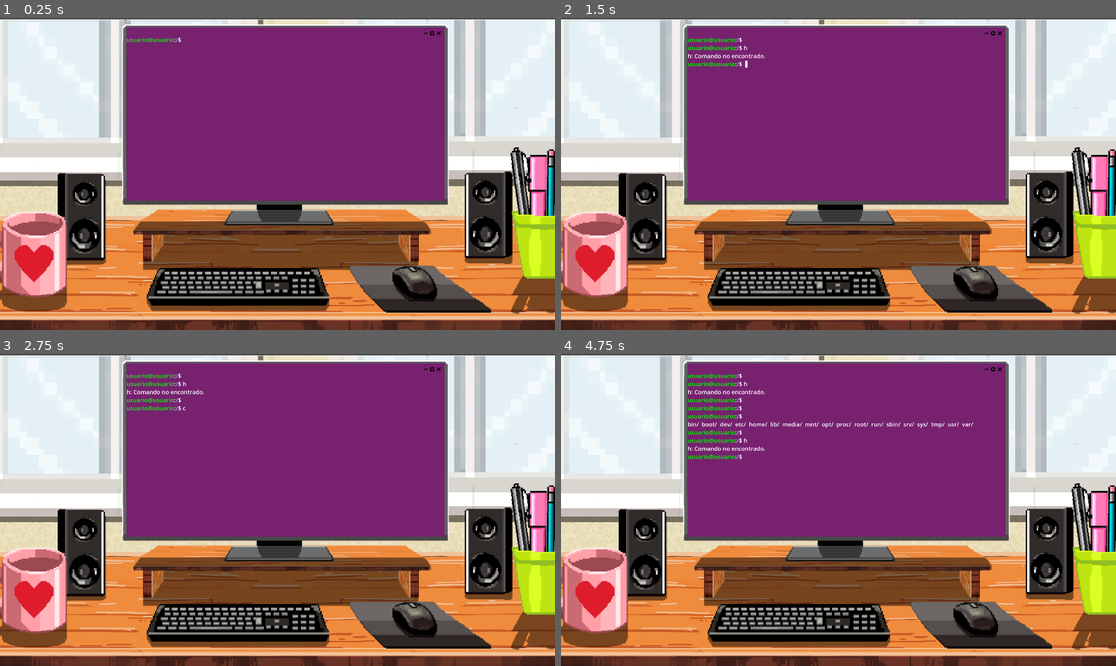
Above: before the commit, frames 1-4 (two rows, left to right).
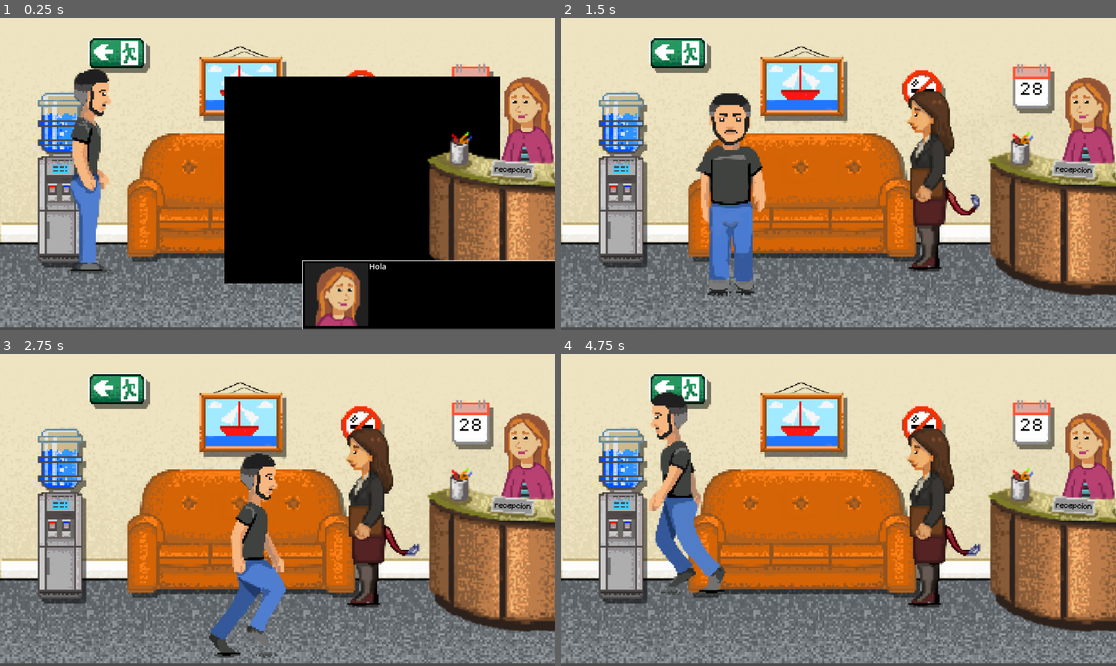
Above: after the commit, the same moments.

Repository: GuillermoAsir/JUEGO_TFG.2.1
Game: Godot game, scene res://Scenes/Screen/Screen_pasillo.tscn
Same seed, same stepped clock (60 frames per second), same inputs: the game is played once before the commit and once after it. Before the commit the project starts from res://game.tscn.
Inputs (mouse positions are in pixels of both pictures, inside the frame that each line leads up to):
- Up to frame 1 (0.25 s): no input
- Up to frame 2 (1.5 s): tap Enter (ui_accept) at 0.5, 0.77 s; move the mouse to (993, 30) at 0.52 s; hold Right (ui_right) 0.53-1.28 s; tap H at 0.6 s; click (993, 30) at 0.67 s; move the mouse to (988, 30) at 1.27 s; hold Down (ui_down) from 1.28 s (still down); tap Space at 1.35 s; click (988, 30) at 1.42 s
- Up to frame 3 (2.75 s): tap Enter (ui_accept) at 1.52 s; move the mouse to (333, 441) at 2.02 s; release Down (ui_down) at 2.03 s; hold Right (ui_right) from 2.03 s (still down); tap C at 2.1 s
- Up to frame 4 (4.75 s): move the mouse to (810, 572) at 2.77 s; release Right (ui_right) at 2.78 s; hold Up (ui_up) 2.78-3.53 s; tap Backspace at 2.85 s; click (810, 572) at 2.92 s; tap Enter (ui_accept) at 3.02, 3.77, 4.52 s; move the mouse to (1005, 556) at 3.52 s; hold Left (ui_left) from 3.53 s (still down); tap Tab at 3.6 s; move the mouse to (672, 463) at 4.27 s; tap H at 4.35 s

The runs differ from the first frame. In frame 1, 97% of the frame differs, in the area x 0-100%, y 0-100%; in frame 2, 96%; in frame 3, 96%; in frame 4, 97%.

Commit message:
autoguardado

Diff:
--- /dev/null
+++ b/GLOBAL_SAVE.gd
@@ -0,0 +1,24 @@
+# GLOBAL_SAVE.gd - Script global en Autoload
+extends Node
+
+var save_path: String = "user://save_game.dat"
+
+var game_data: Dictionary = {
+	"position": Vector2(75, 202), # Posición inicial por defecto
+	"first_time_rrhh": true,
+	"first_time_pam": true,
+	"first_time_viejo": true,
+}
+
+func save_game() -> void:
+	var file := FileAccess.open(save_path, FileAccess.WRITE)
+	if file:
+		file.store_var(game_data)
+		file.close()
+
+func load_game() -> void:
+	if FileAccess.file_exists(save_path):
+		var file := FileAccess.open(save_path, FileAccess.READ)
+		if file:
+			game_data = file.get_var()
+			file.close()
--- a/Scenes/Personajes/chica.gd
+++ b/Scenes/Personajes/chica.gd
@@ -2,6 +2,13 @@
 
 const SPEED = 400.0
 var appeared: bool = true
+var time_since_last_save := 0.0
+const SAVE_INTERVAL = 1.0 # segundos
+
+var GLOBAL = null
+
+func _ready():
+	GLOBAL = get_tree().get_root().get_node("GlobalSave")
 
 func _physics_process(delta):
 	var dir_x = Input.get_axis("ui_left", "ui_right")
@@ -13,6 +20,14 @@
 
 	decide_animation(direction)
 
+	# Guardar posición periódicamente
+	time_since_last_save += delta
+	if time_since_last_save >= SAVE_INTERVAL and GLOBAL != null:
+		GLOBAL.game_data["position"] = global_position
+		GLOBAL.save_game()
+		time_since_last_save = 0.0
+
+# --- Nueva función: decide_animation ---
 func decide_animation(direction := Vector2.ZERO):
 	if not appeared:
 		return
@@ -28,6 +43,3 @@
 		else:
 			$animaciones.flip_h = direction.x < 0
 			$animaciones.play("run")
-
-func _on_animaciones_animation_finished():
-	appeared = true
--- a/Scenes/Personajes/chico.gd
+++ b/Scenes/Personajes/chico.gd
@@ -2,6 +2,13 @@
 
 const SPEED = 400.0
 var appeared: bool = true
+var time_since_last_save := 0.0
+const SAVE_INTERVAL = 1.0 # segundos
+
+var GLOBAL = null
+
+func _ready():
+	GLOBAL = get_tree().get_root().get_node("GlobalSave")
 
 func _physics_process(delta):
 	var dir_x = Input.get_axis("ui_left", "ui_right")
@@ -13,6 +20,14 @@
 
 	decide_animation(direction)
 
+	# Guardar posición periódicamente
+	time_since_last_save += delta
+	if time_since_last_save >= SAVE_INTERVAL and GLOBAL != null:
+		GLOBAL.game_data["position"] = global_position
+		GLOBAL.save_game()
+		time_since_last_save = 0.0
+
+# --- Nueva función: decide_animation ---
 func decide_animation(direction := Vector2.ZERO):
 	if not appeared:
 		return
@@ -28,6 +43,3 @@
 		else:
 			$animaciones.flip_h = direction.x < 0
 			$animaciones.play("run")
-
-func _on_animaciones_animation_finished():
-	appeared = true
--- a/Scenes/Screen/Screen_despacho.tscn
+++ b/Scenes/Screen/Screen_despacho.tscn
@@ -1,5 +1,6 @@
-[gd_scene load_steps=49 format=3 uid="uid://cji6pw5mjes1q"]
-
+[gd_scene load_steps=50 format=3 uid="uid://cji6pw5mjes1q"]
+
+[ext_resource type="Script" uid="uid://cqrvpgnojs8q7" path="res://Scenes/Screen/screen_despacho.gd" id="1_h7j14"]
 [ext_resource type="PackedScene" uid="uid://bjx04ojbedswp" path="res://Scenes/Escenarios/despacho.tscn" id="1_oncvu"]
 [ext_resource type="PackedScene" uid="uid://bxgeq48pyy3o" path="res://Scenes/NPC/viejo.tscn" id="2_71d0s"]
 [ext_resource type="PackedScene" uid="uid://s5olytk7wmkw" path="res://Scenes/Personajes/chico.tscn" id="3_2e4kn"]
@@ -482,8 +483,9 @@
 &"habla_viejo": SubResource("Animation_f4pn5")
 }
 
-[node name="Node2D" type="Node2D"]
+[node name="Screen_despacho" type="Node2D"]
 position = Vector2(1920, 1080)
+script = ExtResource("1_h7j14")
 
 [node name="Despacho" parent="." instance=ExtResource("1_oncvu")]
 position = Vector2(-9, 1)
--- a/Scenes/Screen/Screen_pasillo.tscn
+++ b/Scenes/Screen/Screen_pasillo.tscn
@@ -1,6 +1,7 @@
-[gd_scene load_steps=67 format=3 uid="uid://bthyvwkpqdxvi"]
+[gd_scene load_steps=69 format=3 uid="uid://bthyvwkpqdxvi"]
 
 [ext_resource type="PackedScene" uid="uid://3f3o5soc7dvb" path="res://Scenes/Escenarios/pasillo.tscn" id="1_0oxf3"]
+[ext_resource type="Script" uid="uid://ca8n141uqthld" path="res://Scenes/Screen/screen_pasillo.gd" id="1_l1ojw"]
 [ext_resource type="PackedScene" uid="uid://s5olytk7wmkw" path="res://Scenes/Personajes/chico.tscn" id="2_36h4e"]
 [ext_resource type="Script" uid="uid://el8wwm3pleyj" path="res://Scenes/Screen/cam_pasillo.gd" id="3_36h4e"]
 [ext_resource type="Script" uid="uid://bvday6mvhlria" path="res://Scenes/Screen/entrada_despacho.gd" id="4_32j2r"]
@@ -13,6 +14,7 @@
 [ext_resource type="Script" uid="uid://d33qkjoaqol8u" path="res://Scenes/Screen/inicio_pam.gd" id="11_odoh5"]
 [ext_resource type="PackedScene" uid="uid://ftjppkw31get" path="res://Scenes/Escenas_dialogos/dialogo_pam.tscn" id="12_4jmhk"]
 [ext_resource type="AudioStream" uid="uid://dqaktq7rfh8hy" path="res://Music/Music_escenarios/musica-pasillo-8bit.mp3" id="13_0puw4"]
+[ext_resource type="AudioStream" uid="uid://b15vsmyhxfhyq" path="res://Music/Personajes/efectos/explosión.mp3" id="14_m4aog"]
 
 [sub_resource type="AtlasTexture" id="AtlasTexture_pyuwn"]
 atlas = ExtResource("7_v681b")
@@ -386,55 +388,55 @@
 tracks/3/type = "value"
 tracks/3/imported = false
 tracks/3/enabled = true
-tracks/3/path = NodePath("RRHH_ANIMACION:position")
+tracks/3/path = NodePath("Dialogo_RRHH:position")
 tracks/3/interp = 1
 tracks/3/loop_wrap = true
 tracks/3/keys = {
 "times": PackedFloat32Array(0),
 "transitions": PackedFloat32Array(1),
 "update": 0,
-"values": [Vector2(3174, 1561)]
+"values": [Vector2(1921, 1072)]
 }
 tracks/4/type = "value"
 tracks/4/imported = false
 tracks/4/enabled = true
-tracks/4/path = NodePath("Dialogo_RRHH:position")
+tracks/4/path = NodePath("RRHH_ANIMACION:animation")
 tracks/4/interp = 1
 tracks/4/loop_wrap = true
 tracks/4/keys = {
 "times": PackedFloat32Array(0),
 "transitions": PackedFloat32Array(1),
-"update": 0,
-"values": [Vector2(1921, 1072)]
+"update": 1,
+"values": [&"farewell"]
 }
 tracks/5/type = "value"
 tracks/5/imported = false
 tracks/5/enabled = true
-tracks/5/path = NodePath("RRHH_ANIMACION:animation")
+tracks/5/path = NodePath("Camera2DRRHH:position")
 tracks/5/interp = 1
 tracks/5/loop_wrap = true
 tracks/5/keys = {
 "times": PackedFloat32Array(0),
 "transitions": PackedFloat32Array(1),
-"update": 1,
-"values": [&"farewell"]
+"update": 0,
+"values": [Vector2(2876, 1619)]
 }
 tracks/6/type = "value"
 tracks/6/imported = false
 tracks/6/enabled = true
-tracks/6/path = NodePath("Camera2DRRHH:position")
+tracks/6/path = NodePath("Camera2DRRHH:visible")
 tracks/6/interp = 1
 tracks/6/loop_wrap = true
 tracks/6/keys = {
 "times": PackedFloat32Array(0),
 "transitions": PackedFloat32Array(1),
-"update": 0,
-"values": [Vector2(2876, 1619)]
+"update": 1,
+"values": [true]
 }
 tracks/7/type = "value"
 tracks/7/imported = false
 tracks/7/enabled = true
-tracks/7/path = NodePath("Camera2DRRHH:visible")
+tracks/7/path = NodePath("Explosion:playing")
 tracks/7/interp = 1
 tracks/7/loop_wrap = true
 tracks/7/keys = {
@@ -442,6 +444,18 @@
 "transitions": PackedFloat32Array(1),
 "update": 1,
 "values": [true]
+}
+tracks/8/type = "value"
+tracks/8/imported = false
+tracks/8/enabled = true
+tracks/8/path = NodePath("RRHH_ANIMACION:position")
+tracks/8/interp = 1
+tracks/8/loop_wrap = true
+tracks/8/keys = {
+"times": PackedFloat32Array(0),
+"transitions": PackedFloat32Array(1),
+"update": 0,
+"values": [Vector2(3173, 1641)]
 }
 
 [sub_resource type="Animation" id="Animation_4jmhk"]
@@ -498,62 +512,74 @@
 tracks/4/type = "value"
 tracks/4/imported = false
 tracks/4/enabled = true
-tracks/4/path = NodePath("RRHH_ANIMACION:position")
+tracks/4/path = NodePath("Dialogo_RRHH:position")
 tracks/4/interp = 1
 tracks/4/loop_wrap = true
 tracks/4/keys = {
-"times": PackedFloat32Array(0, 28.8667),
+"times": PackedFloat32Array(1.3, 27.9),
 "transitions": PackedFloat32Array(1, 1),
 "update": 0,
-"values": [Vector2(3182, 1594), Vector2(3182, 1594)]
+"values": [Vector2(1921, 1072), Vector2(1921, 1072)]
 }
 tracks/5/type = "value"
 tracks/5/imported = false
 tracks/5/enabled = true
-tracks/5/path = NodePath("Dialogo_RRHH:position")
+tracks/5/path = NodePath("Camera2DRRHH:enabled")
 tracks/5/interp = 1
 tracks/5/loop_wrap = true
 tracks/5/keys = {
-"times": PackedFloat32Array(1.3, 27.9),
-"transitions": PackedFloat32Array(1, 1),
-"update": 0,
-"values": [Vector2(1921, 1072), Vector2(1921, 1072)]
+"times": PackedFloat32Array(),
+"transitions": PackedFloat32Array(),
+"update": 1,
+"values": []
 }
 tracks/6/type = "value"
 tracks/6/imported = false
 tracks/6/enabled = true
-tracks/6/path = NodePath("Camera2DRRHH:enabled")
+tracks/6/path = NodePath("Camera2DRRHH:position")
 tracks/6/interp = 1
 tracks/6/loop_wrap = true
 tracks/6/keys = {
-"times": PackedFloat32Array(),
-"transitions": PackedFloat32Array(),
-"update": 1,
-"values": []
+"times": PackedFloat32Array(0.0333333, 29),
+"transitions": PackedFloat32Array(1, 1),
+"update": 0,
+"values": [Vector2(2876, 1619), Vector2(2876, 1619)]
 }
 tracks/7/type = "value"
 tracks/7/imported = false
 tracks/7/enabled = true
-tracks/7/path = NodePath("Camera2DRRHH:position")
+tracks/7/path = NodePath("Camera2DRRHH:visible")
 tracks/7/interp = 1
 tracks/7/loop_wrap = true
 tracks/7/keys = {
-"times": PackedFloat32Array(0.0333333, 29),
+"times": PackedFloat32Array(0.166666, 28.2),
 "transitions": PackedFloat32Array(1, 1),
-"update": 0,
-"values": [Vector2(2876, 1619), Vector2(2876, 1619)]
+"update": 1,
+"values": [true, false]
 }
 tracks/8/type = "value"
 tracks/8/imported = false
 tracks/8/enabled = true
-tracks/8/path = NodePath("Camera2DRRHH:visible")
+tracks/8/path = NodePath("Explosion:playing")
 tracks/8/interp = 1
 tracks/8/loop_wrap = true
 tracks/8/keys = {
-"times": PackedFloat32Array(0.166666, 28.2),
+"times": PackedFloat32Array(-0.0333333, 0.433333),
 "transitions": PackedFloat32Array(1, 1),
 "update": 1,
-"values": [true, false]
+"values": [true, true]
+}
+tracks/9/type = "value"
+tracks/9/imported = false
+tracks/9/enabled = true
+tracks/9/path = NodePath("RRHH_ANIMACION:position")
+tracks/9/interp = 1
+tracks/9/loop_wrap = true
+tracks/9/keys = {
+"times": PackedFloat32Array(-0.0333333, 28),
+"transitions": PackedFloat32Array(1, 1),
+"update": 0,
+"values": [Vector2(3173, 1641), Vector2(3173, 1641)]
 }
 
 [sub_resource type="AnimationLibrary" id="AnimationLibrary_m4aog"]
@@ -561,9 +587,6 @@
 &"RESET": SubResource("Animation_0puw4"),
 &"aparición_rrhh": SubResource("Animation_4jmhk")
 }
-
-[sub_resource type="RectangleShape2D" id="RectangleShape2D_4jmhk"]
-size = Vector2(391, 881)
 
 [sub_resource type="Animation" id="Animation_l1ojw"]
 length = 0.001
@@ -674,13 +697,17 @@
 &"hablar_pam": SubResource("Animation_m4aog")
 }
 
-[node name="Node2D" type="Node2D"]
+[sub_resource type="RectangleShape2D" id="RectangleShape2D_4jmhk"]
+size = Vector2(391, 881)
+
+[node name="Screen_pasillo" type="Node2D"]
+script = ExtResource("1_l1ojw")
 
 [node name="TileMapLayer" parent="." instance=ExtResource("1_0oxf3")]
 position = Vector2(1911, 1074)
 
 [node name="RRHH_ANIMACION" type="AnimatedSprite2D" parent="."]
-position = Vector2(3174, 1561)
+position = Vector2(3173, 1641)
 scale = Vector2(0.596042, 0.596042)
 sprite_frames = SubResource("SpriteFrames_l1ojw")
 animation = &"farewell"
@@ -700,7 +727,7 @@
 [node name="chico" parent="." instance=ExtResource("2_36h4e")]
 light_mask = 16
 visibility_layer = 16
-position = Vector2(26, 138)
+position = Vector2(75, 202)
 
 [node name="cam_pasillo" type="Camera2D" parent="chico"]
 position = Vector2(307, 1356)
@@ -760,19 +787,20 @@
 }
 autoplay = "aparición_rrhh"
 
+[node name="AnimationPlayerPam" type="AnimationPlayer" parent="."]
+root_node = NodePath("../InicioPam")
+libraries = {
+&"": SubResource("AnimationLibrary_l1ojw")
+}
+autoplay = "hablar_pam"
+
 [node name="InicioPam" type="Area2D" parent="."]
 script = ExtResource("11_odoh5")
-anim_player_path = NodePath("AnimationPlayerPam")
+anim_player_path = NodePath("../AnimationPlayerPam")
 
 [node name="CollisionShape2D" type="CollisionShape2D" parent="InicioPam"]
 position = Vector2(3725, 1587)
 shape = SubResource("RectangleShape2D_4jmhk")
-
-[node name="AnimationPlayerPam" type="AnimationPlayer" parent="InicioPam"]
-libraries = {
-&"": SubResource("AnimationLibrary_l1ojw")
-}
-autoplay = "hablar_pam"
 
 [node name="Dialogo_PAM" parent="." instance=ExtResource("12_4jmhk")]
 visible = false
@@ -783,13 +811,17 @@
 [node name="Musica-pasillo-8Bit" type="AudioStreamPlayer" parent="."]
 stream = ExtResource("13_0puw4")
 volume_db = -18.387
-autoplay = true
 parameters/looping = true
+
+[node name="Explosion" type="AudioStreamPlayer2D" parent="."]
+stream = ExtResource("14_m4aog")
+volume_db = -24.762
+pitch_scale = 0.39
 
 [connection signal="body_entered" from="Entrada_Despacho" to="Entrada_Despacho" method="_on_body_entered"]
 [connection signal="body_exited" from="Entrada_Despacho" to="Entrada_Despacho" method="_on_body_exited"]
 [connection signal="input_event" from="Entrada_Despacho" to="Entrada_Despacho" method="_on_entrada_despacho_input_event"]
 [connection signal="body_entered" from="IniciaRhh" to="IniciaRhh" method="_on_body_entered"]
 [connection signal="animation_finished" from="AnimationPlayerRRHH" to="IniciaRhh" method="_on_animation_player_rrhh_animation_finished"]
+[connection signal="animation_finished" from="AnimationPlayerPam" to="InicioPam" method="_on_animation_player_animation_finished"]
 [connection signal="body_entered" from="InicioPam" to="InicioPam" method="_on_body_entered"]
-[connection signal="animation_finished" from="InicioPam/AnimationPlayerPam" to="InicioPam" method="_on_animation_player_animation_finished"]
--- /dev/null
+++ b/Scenes/Screen/screen_despacho.gd
@@ -0,0 +1,33 @@
+extends Node2D
+
+@onready var player := $DespachoGeneral/chico # Asegúrate de que el nombre del jugador sea correcto
+
+func _ready():
+	var GLOBAL = get_tree().get_root().get_node("GlobalSave")
+	if GLOBAL == null:
+		push_error("No se encontró el nodo GLOBAL.")
+		return
+
+	if player == null:
+		push_error("No se encontró el nodo 'chico' en esta escena.")
+		return
+
+	GLOBAL.load_game()
+
+	# Cargar la última posición del jugador, independientemente de la escena
+	var pos = GLOBAL.game_data["position"]
+
+	# Ajusta la posición si es muy negativa
+	if pos.x < 0:
+		pos.x = 100
+	if pos.y < 0:
+		pos.y = 100
+
+	player.global_position = pos
+
+	if GLOBAL.game_data["first_time_viejo"]:
+		$AnimationPlayer.play("habla_viejo")
+		GLOBAL.game_data["first_time_viejo"] = false
+
+	# Guardar cambios después de cargar todo
+	GLOBAL.save_game()
--- /dev/null
+++ b/Scenes/Screen/screen_pasillo.gd
@@ -0,0 +1,26 @@
+extends Node2D
+
+@onready var player := $chico # Asegúrate de que el nombre del jugador sea correcto
+
+func _ready():
+	var GLOBAL = get_tree().get_root().get_node("GlobalSave")
+	if GLOBAL == null:
+		push_error("No se encontró el nodo GLOBAL.")
+		return
+
+	GLOBAL.load_game()
+
+	# Cargar la última posición del jugador, independientemente de la escena
+	player.global_position = GLOBAL.game_data["position"]
+
+	# Reproducir animaciones solo la primera vez (opcional)
+	if GLOBAL.game_data["first_time_rrhh"]:
+		$AnimationPlayerRRHH.play("aparición_rrhh")
+		GLOBAL.game_data["first_time_rrhh"] = false
+
+	if GLOBAL.game_data["first_time_pam"]:
+		$AnimationPlayerPam.play("hablar_pam")
+		GLOBAL.game_data["first_time_pam"] = false
+
+	# Guardar cambios después de cargar todo
+	GLOBAL.save_game()
--- a/Scenes/rrhh_npc.tscn
+++ b/Scenes/rrhh_npc.tscn
@@ -1,9 +1,10 @@
-[gd_scene load_steps=44 format=3 uid="uid://c7an7b8n3sy3y"]
+[gd_scene load_steps=45 format=3 uid="uid://c7an7b8n3sy3y"]
 
 [ext_resource type="Script" uid="uid://dcjwucuvgduwo" path="res://Scenes/Personajes/rrhh_npc.gd" id="1_340l7"]
 [ext_resource type="Texture2D" uid="uid://eth1bss0n4by" path="res://Assest/Sprite_personajes/Rrhh/repo_rrhh.png" id="2_340l7"]
 [ext_resource type="Texture2D" uid="uid://c17cxk5r7d1kg" path="res://Assest/Sprite_personajes/Rrhh/explosion_rrhh.png" id="2_j618n"]
 [ext_resource type="Texture2D" uid="uid://da0trcqxdv5ol" path="res://Assest/Sprite_personajes/Rrhh/anda_rrhh.png" id="3_j618n"]
+[ext_resource type="AudioStream" uid="uid://b15vsmyhxfhyq" path="res://Music/Personajes/efectos/explosión.mp3" id="5_s26i5"]
 
 [sub_resource type="AtlasTexture" id="AtlasTexture_pyuwn"]
 atlas = ExtResource("2_j618n")
@@ -304,8 +305,12 @@
 position = Vector2(146.5, 219.75)
 scale = Vector2(0.63375, 0.63375)
 sprite_frames = SubResource("SpriteFrames_stdms")
-animation = &"farewell"
+animation = &"appear"
 autoplay = "idle"
 metadata/_edit_group_ = true
 
+[node name="Explosion" type="AudioStreamPlayer2D" parent="."]
+stream = ExtResource("5_s26i5")
+pitch_scale = 0.53
+
 [connection signal="animation_finished" from="animaciones" to="." method="_on_animaciones_animation_finished"]
--- a/global.gd
+++ /dev/null
@@ -1,4 +0,0 @@
-extends Node
-@onready var dialog_box = $ContainerDialogo/DialogBox  # Panel para el cuadro de diálogo
-
-var dialog_active = false
--- a/project.godot
+++ b/project.godot
@@ -11,7 +11,7 @@
 [application]
 
 config/name="Proyecto_terminal"
-run/main_scene="uid://bnyfgnkbfuxen"
+run/main_scene="uid://bthyvwkpqdxvi"
 config/features=PackedStringArray("4.4", "GL Compatibility")
 config/icon="res://icon.svg"
 
@@ -21,6 +21,7 @@
 Funciones="*res://funciones.gd"
 Dialogos="*res://dialogos.gd"
 estado_juego="*res://estado_juego.gd"
+GlobalSave="*res://GLOBAL_SAVE.gd"
 
 [display]
 
Renamed: global.gd.uid -> GLOBAL_SAVE.gd.uid
Not shown, added: Music/Personajes/efectos/ambiente_oficina.mp3.import
Not shown, added: Music/Personajes/efectos/clic_raton.mp3.import
Not shown, added: Music/Personajes/efectos/explosión.mp3.import
Not shown, added: Music/Personajes/efectos/pasos.mp3.import
Not shown, added: Music/Personajes/efectos/sonido de ventilador.mp3.import
Not shown, added: Music/Personajes/efectos/teclado.mp3.import
Not shown, added: Music/Personajes/efectos/teclado_2.mp3.import
Not shown, added: Scenes/Screen/screen_despacho.gd.uid
Not shown, added: Scenes/Screen/screen_pasillo.gd.uid
Not shown, added: Music/Personajes/efectos/ambiente_oficina.mp3
Not shown, added: Music/Personajes/efectos/clic_raton.mp3
(and 5 more such lines)
